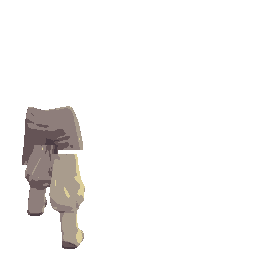
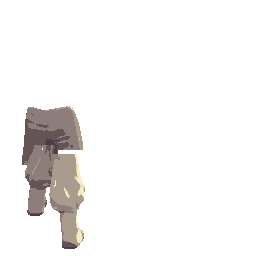
Comparing the layer stacks of the two 256px x 256px images. Changes:
pixels changed over left=42, top=106, right=85, bottom=243 (layer not identified)